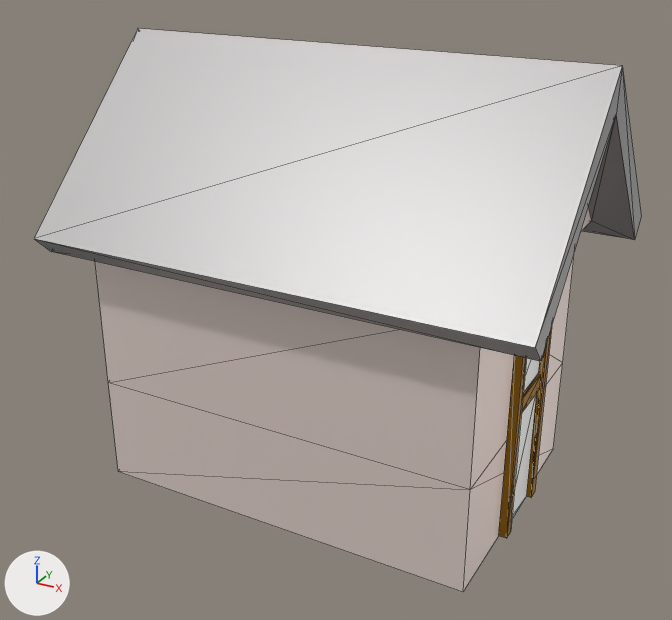
Renders of the glTF model 3d/Tiny_Building.glb from each side of a commit.
Both versions are drawn from a 50 mm lens placed at (2.31, -0.84, 2.08), pointed at (0.78, 1.93, 0.69). Arrows for +X, +Y and +Z are at lower left; the lights stay in place. Mesh edges are drawn as thin lines. Where no turn or scale is listed for an object, it has been applied to the vertices. Vertices at the same position are counted once.

The first picture shows 'mergedBlocks'.
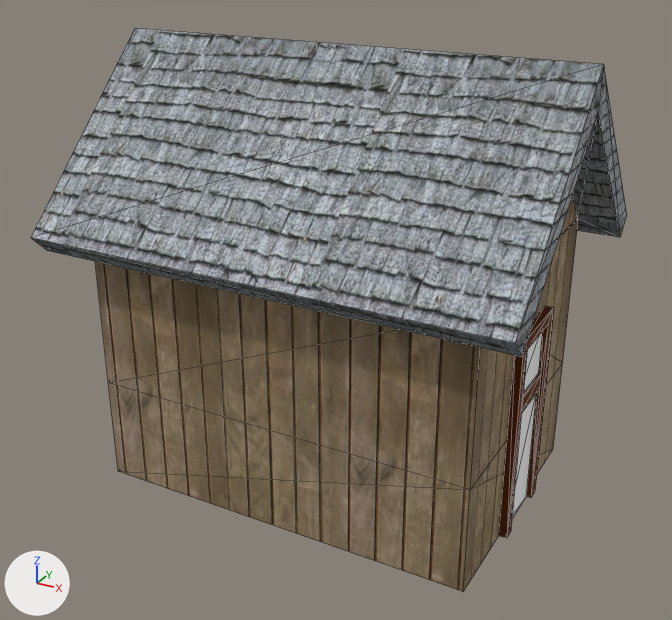
The newer file is also turned or shifted as a whole; pictures and numbers use the older file's frame.

What differs and where, as boxes [x1, y1, x2, y2] in the pictures (672 x 620 px; the box of a moved part takes in the faces that stretch with it):
'mergedBlocks', reshaped
    before: [34, 28, 641, 592]
    after: [31, 28, 627, 592]
part 1 of me_mesh_0, moved or reshaped
    before: [34, 28, 641, 361]
    after: [31, 28, 627, 357]
part 2 of me_mesh_0, surface changed
    both: [512, 358, 540, 519]
part 3 of me_mesh_0, recoloured
    both: [499, 326, 552, 538]
part 4 of me_mesh_0, recoloured (grey to brown)
    both: [95, 251, 575, 592]

The change in detail:
Picture 'Image_1' (img_image_1) is new.
Picture 'Image_0' (img_image_0) is new.
Material 'custom4(Clone)' (mat_custom4_clone) is new.
Its base color is (1.0, 1.0, 1.0) (white #ffffff).
Its metallic is 0.5.
Its roughness is 0.85.
Material 'custom8(Clone)' (mat_custom8_clone) is new.
Uses the picture img_image_1.
Material 'custom10(Clone)' (mat_custom10_clone) is new.
Its base color is (1.0, 1.0, 1.0) (white #ffffff).
Its metallic is 0.5.
Its roughness is 0.85.
Material 'custom7(Clone)' (mat_custom7_clone) is new.
Its base color is (0.139, 0.0283, 0.0) (brown #682f00).
Its metallic is 0.5.
Its roughness is 0.85.
Material 'custom9(Clone)' (mat_custom9_clone) is new.
Uses the picture img_image_0.
me_mesh_0 is used by ob_mergedblocks; location (0.0, 0.0, 0.0).
me_mesh_0 had 86 vertices, 152 faces and spanned x -0.11..1.7, y 1.36..2.64, z 0.0..1.64.
me_mesh_0 no longer uses material mat_custom4 (white #ffffff).
me_mesh_0 no longer uses material mat_custom5 (grey #afadad).
me_mesh_0 now has 86 vertices, 152 faces and spans x -0.12..1.65, y 1.36..2.64, z 0.0..1.64.
me_mesh_0 part 1: the loose piece of 18 vertices spanning x -0.11..1.7, y 1.36..2.64, z 0.93..1.64 is scaled about its middle by (0.979, 1, 1), then moved by (-0.04, 0.0, 0.0).
me_mesh_0 part 2: 118 kept faces spanning x 0.0..1.53, y 1.5..2.5, z 0.0..1.0 get new texture (UV) coordinates.
me_mesh_0 part 3: 90 faces spanning x 0.0..1.53, y 1.84..2.16, z 0.0..0.77 switch from mat_custom7 (brown #ab7700) to mat_custom7_clone (brown #682f00).
me_mesh_0 part 4: 20 faces spanning x 0.03..1.5, y 1.5..2.5, z 0.0..1.0 switch from mat_custom6 (white #fdece5) to mat_custom9_clone.
me_mesh_0 now uses material mat_custom4_clone (white #ffffff).
me_mesh_0 now uses material mat_custom10_clone (white #ffffff).
me_mesh_0 now uses material mat_custom8_clone.
